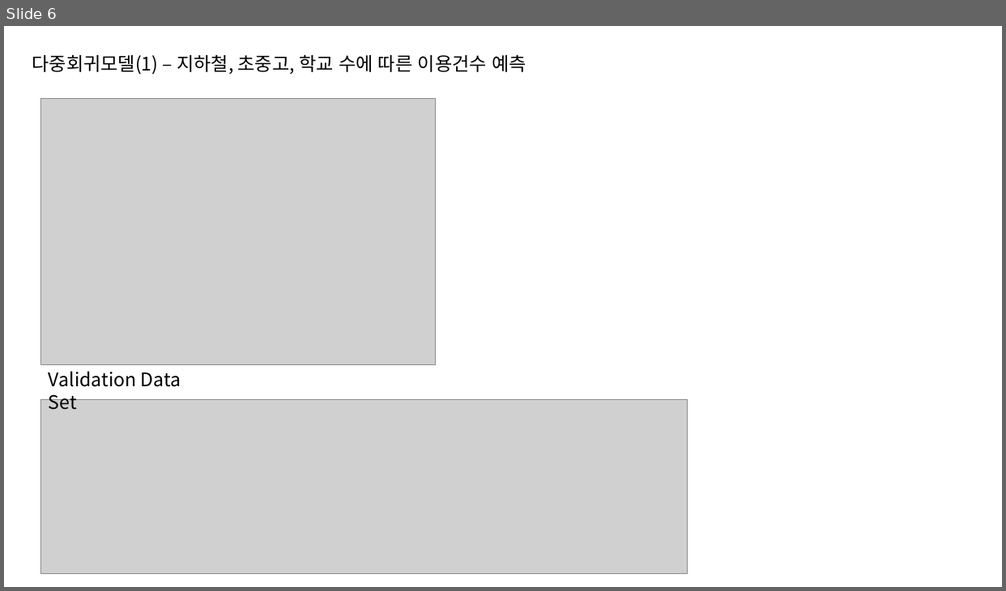
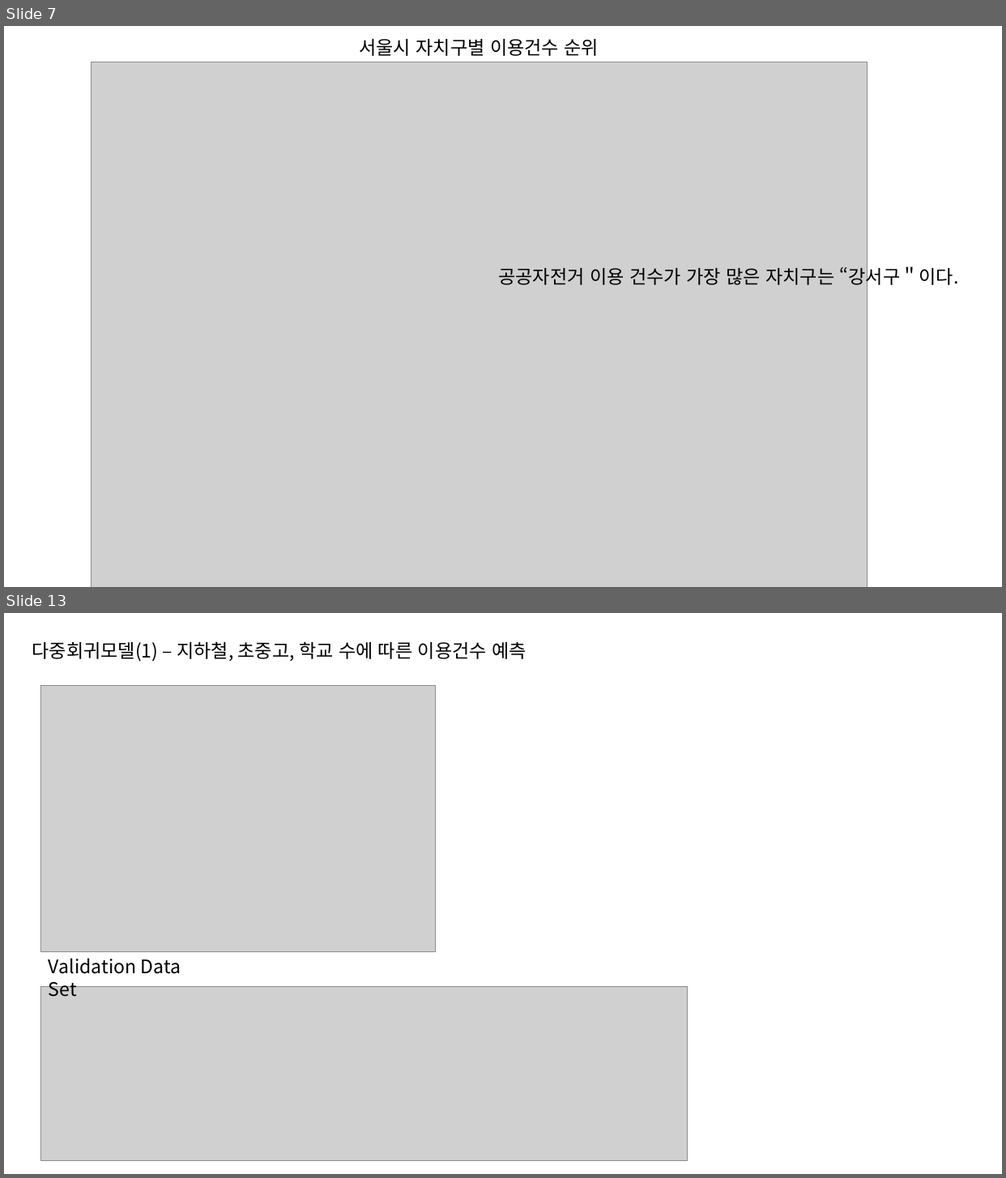
Before and after one commit to nyeoni/R-bike-analysis, a slide deck: FinalProject.pptx. Shown one above the other, each under a label of ours: slide 6 before the commit, slides 7 and 13 after it; the slides between them are not shown. The pictures are 1006x591 and 1006x1178 pixels, drawn with LibreOffice and Linux fonts; fonts in the diff are those of the drawing; grey boxes stand for pictures. Boxes give left, top, right and bottom in pixels: in the first picture for what was removed or moved away, otherwise in the second. Text is boxed around its words. In the diff, an @@ line names an element or a change of style, - is before the commit and + after.

```diff
--- a/FinalProject.pptx
+++ b/FinalProject.pptx
@@ slide 7 added at <box>4,26,1002,587</box>, background #FFFFFF @@
@@ text added at <box>359,39,599,56</box>, 18 pt, text #000000 @@
+서울시 자치구별 이용건수 순위
@@ picture added at <box>91,62,867,587</box> @@
@@ text added at <box>498,264,959,288</box>, 18 pt, text #000000 @@
+공공자전거 이용 건수가 가장 많은 자치구는 “강서구＂이다.
@@ what was slide 6 is now slide 13 @@
```
Also in this commit, not shown: 1 slide changed, 10 other slides added, 6 slides removed, 1 other file.
